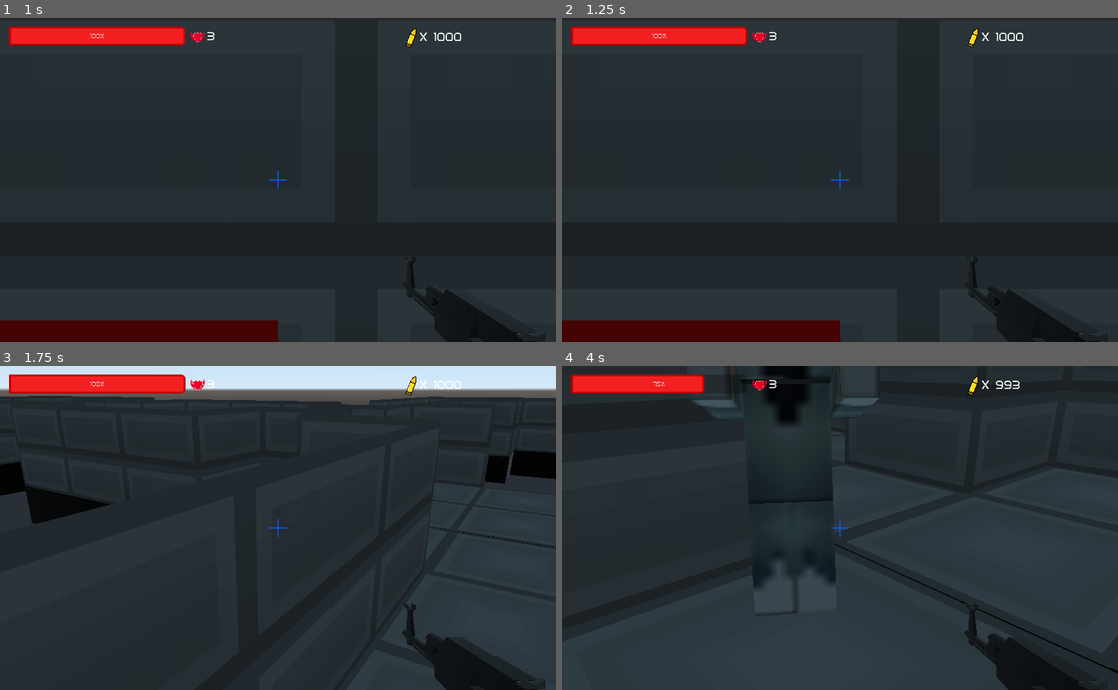
Above: before the commit, frames 1-4 (two rows, left to right).
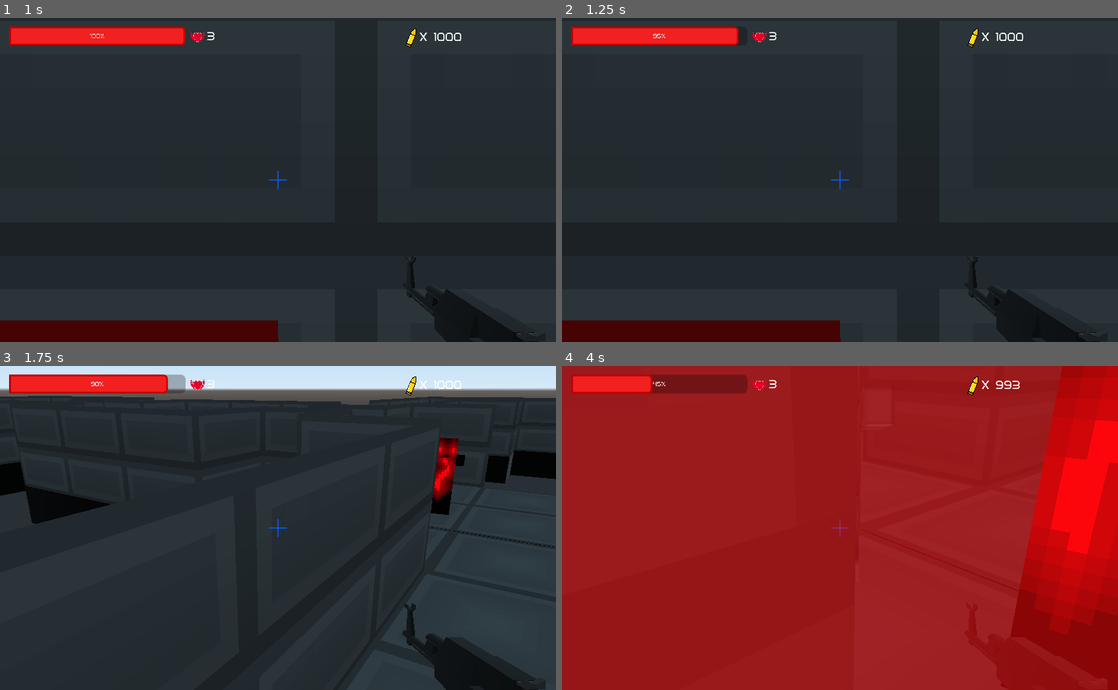
Above: after the commit, the same moments.

Repository: TheNoobBOBXD/Game2021
Game: Godot game, scene res://TitleScreen/TitleScreen.tscn
The game is run twice, just before and just after one commit, with the same random seed, the same clock (stepped at 60 frames per second) and the same inputs.
Inputs (mouse positions are in pixels of both pictures, inside the frame that each line leads up to):
- Up to frame 1 (1 s): click "New Game" at 0.5 s
- Up to frame 2 (1.25 s): no input
- Up to frame 3 (1.75 s): move the mouse to (305, 528) at 1.27 s; hold W (move_forward) from 1.28 s (still down); tap E (Interact) at 1.35 s; tap Space (jump) at 1.52 s
- Up to frame 4 (4 s): keep holding W (move_forward); move the mouse to (812, 528) at 2.02 s; tap Ctrl (crouch) at 2.1 s; tap Space (jump) at 2.27, 3.77 s; move the mouse to (851, 521) at 2.77 s; press the mouse at (851, 521) at 2.78 s; move the mouse to (834, 534) at 3.52 s; release the mouse at (834, 534) at 3.53 s; tap 1 (weapon1) at 3.6 s

Frame 1 is identical in both runs. In frame 2, 0.1% of the frame differs, in the area x 16-34%, y 2-9%; in frame 3, 1.1%; in frame 4, 99%, in the area x 0-100%, y 0-100%.

Commit message:
AAAAAAA
aaaaa

Diff:
--- a/PrisonEscape3D/Scenes/World.tscn
+++ b/PrisonEscape3D/Scenes/World.tscn
@@ -90,6 +90,9 @@
 [node name="ShooterEnemyZombie" parent="." instance=ExtResource( 12 )]
 transform = Transform( 0.6, 0, 0, 0, 0.6, 0, 0, 0, 0.6, 7.78485, 0, 2.12314 )
 
+[node name="ShooterEnemyZombie2" parent="." instance=ExtResource( 12 )]
+transform = Transform( 0.6, 0, 0, 0, 0.6, 0, 0, 0, 0.6, 7.431, 0.353857, -1.41543 )
+
 [node name="EnemyZombie2" parent="." instance=ExtResource( 4 )]
 transform = Transform( 0.6, 0, 0, 0, 0.6, 0, 0, 0, 0.6, 6.01557, 0, -2.477 )
 
